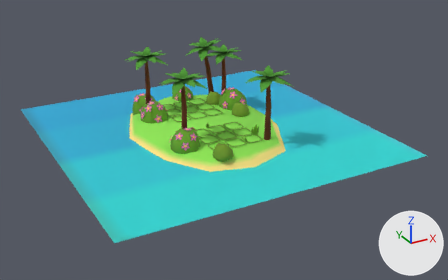
The glTF model Assets/GLTFs/Environment/FightMaps/Beach/Beach.glb as it was, and as the next commit left it.
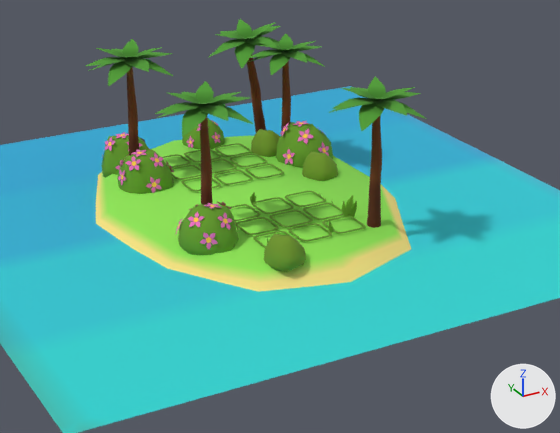
Each version appears first whole from a 50 mm lens placed at (-15.98, -31.3, 14.76), pointed at (0.47, -1.4, -0.19), and next in a close-up on the part from 18% to 80% of the width and 10% to 86% of the height. The lights are fixed; the arrows at lower right show +X, +Y and +Z. Where no turn or scale is listed for an object, it has been applied to the vertices.

The scene before the commit, as lines of its bpy script (objects in view):
```python
me_cube_001 = bpy.data.meshes.new('Cube.001')
me_cube_001.from_pydata(...)  # 458 vertices, 534 faces; spans x -0.95..1.13, y -1.02..1.01, z -0.17..1.54
me_cube_001.materials.append(mat_beachtexture)  # picture img_texture
me_cylinder_003 = bpy.data.meshes.new('Cylinder.003')
me_cylinder_003.from_pydata(...)  # 258 vertices, 284 faces; spans x -6.9..6.9, y -6.8..7.0, z 0.0..19.9
me_cylinder_003.materials.append(mat_beachtexture)  # picture img_texture
me_plane_011 = bpy.data.meshes.new('Plane.011')
me_plane_011.from_pydata(...)  # 24 vertices, 18 faces; spans x -1.01..0.9, y -0.6..0.64, z -0.19..0.15
me_plane_011.materials.append(mat_beachtexture)  # picture img_texture
ob_bushmerge = bpy.data.objects.new('BushMerge', me_cube_001)
ob_bushmerge.location = (-2.52, 2.31, 0.29)
ob_bushmerge.scale = (0.838, 0.838, 0.838)
ob_palmenmerge_003 = bpy.data.objects.new('PalmenMerge.003', me_cylinder_003)
ob_palmenmerge_003.location = (2.59, 2.48, 0.43)
ob_palmenmerge_003.scale = (0.192, 0.192, 0.192)
ob_palmenmerge_004 = bpy.data.objects.new('PalmenMerge.004', me_cylinder_003)
ob_palmenmerge_004.location = (2.0, -3.78, 0.43)
ob_palmenmerge_004.scale = (0.206, 0.206, 0.206)
ob_plane_004 = bpy.data.objects.new('Plane.004', me_plane_011)
ob_plane_004.location = (0.66, -3.61, 0.68)
ob_plane_004.rotation_euler = (0.0, 1.571, 0.0)  # degrees (0, 90, 0)
ob_plane_004.scale = (0.236, 0.236, 0.236)
# also in view: 'BushMerge.003' at (0.72, 4.81, 0.77); 'BushMerge.005' at (2.23, 3.04, 0.75); 'BushMerge.001' at (-2.36, 3.94, 0.86); 'Plane.001' at (0.06, -0.01, 0.56); 'PalmenMerge' at (-2.4, 3.23, 2.49)
```
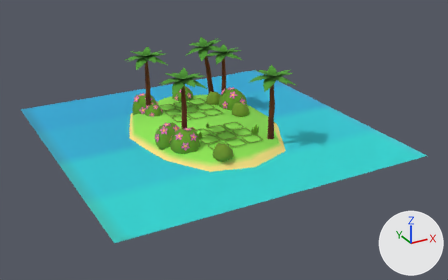
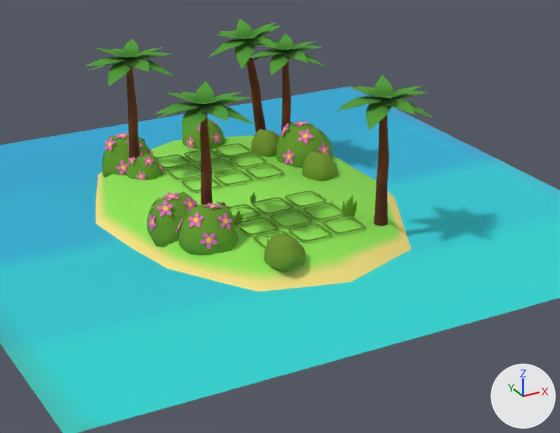
What changed in the scene script:
```text
Change ob_bushmerge:
    ob_bushmerge.location: (-2.52, 2.31, 0.29) -> (-3.1, -1.33, 0.29)
Change ob_palmenmerge_004:
    ob_palmenmerge_004.location: (2.0, -3.78, 0.43) -> (2.22, -3.78, 0.43)
Change ob_plane_004:
    ob_plane_004.location: (0.66, -3.61, 0.68) -> (-1.4, -1.9, 0.68)
    ob_plane_004.rotation_euler: (0.0, 1.571, 0.0) -> (1.571, 1.571, 0.0)  # degrees (0, 90, 0) -> degrees (90, 90, 0)
```

Changed parts and their boxes (x1, y1, x2, y2) in the close-ups (560 x 433 px):
'PalmenMerge.004', moved: before (328, 77, 427, 228); after (335, 76, 433, 226)
'BushMerge', moved: before (118, 149, 174, 194); after (147, 191, 197, 247)
'Plane.004', moved, turned: before (329, 219, 333, 233); after (234, 210, 243, 225)
